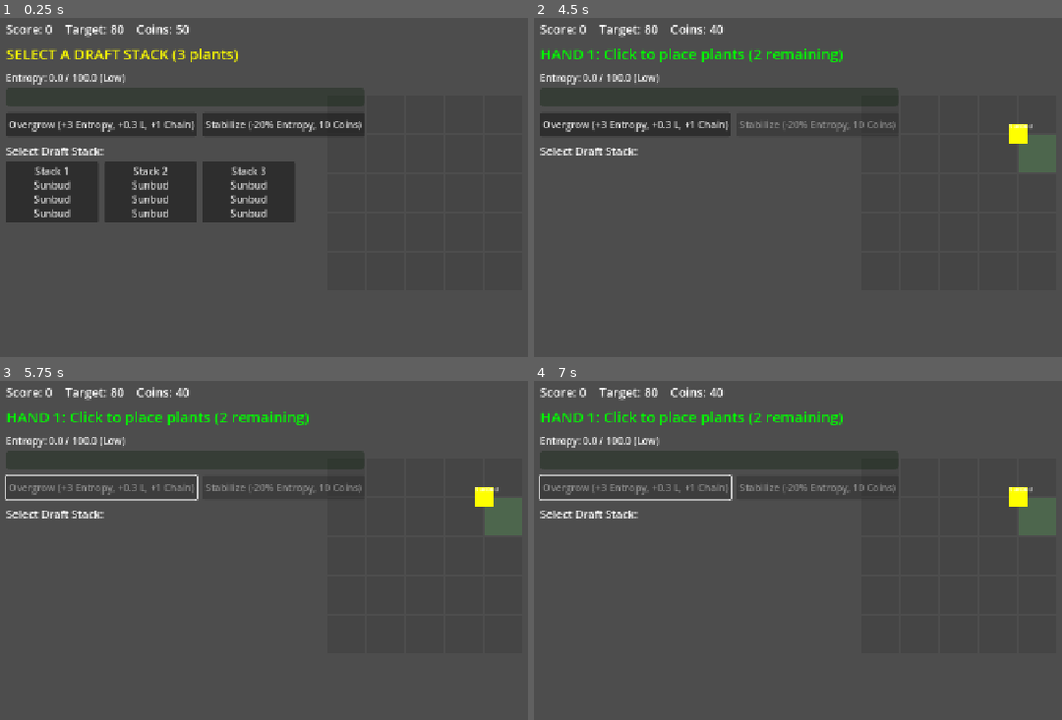
Above: before the commit, frames 1-4 (two rows, left to right).
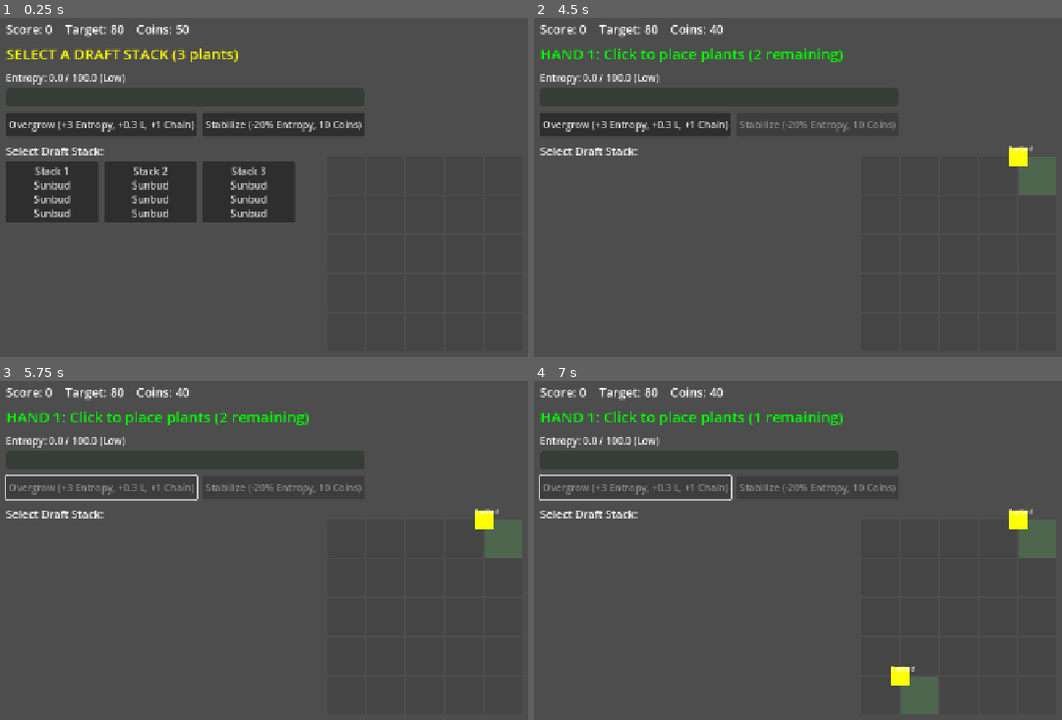
Above: after the commit, the same moments.

Repository: missgun03/garden-of-odds
Game: Godot game, scene res://scenes/Main.tscn
Same seed, same stepped clock (60 frames per second), same inputs: the game is played once before the commit and once after it.
Inputs (mouse positions are in pixels of both pictures, inside the frame that each line leads up to):
- Up to frame 1 (0.25 s): no input
- Up to frame 2 (4.5 s): click "Overgrow (+3 Entropy, +0.3 L,…" at 0.5 s; click "Stabilize (-20% Entropy, 10 C…" at 1.25 s; click "Stack 1 Sunbud Sunbud Sunbud" at 2 s; tap Enter at 2.75, 3.5, 4.25 s; move the mouse to (outside the picture) at 2.77 s; click (outside the picture) at 2.92 s; move the mouse to (771, 258) at 3.52 s; click (771, 258) at 3.67 s; move the mouse to (1003, 136) at 4.27 s; click (1003, 136) at 4.42 s
- Up to frame 3 (5.75 s): click "Overgrow (+3 Entropy, +0.3 L,…" at 5 s
- Up to frame 4 (7 s): tap Enter at 5.75 s; move the mouse to (887, 686) at 5.77 s; click (887, 686) at 5.92 s; click (634, 486) at 6.5 s, where only the run after the commit has a clickable "Overgrow (+3 Entropy, +0.3 L,…"

The runs differ from the first frame. In frame 2, 1.2% of the frame differs, in the area x 89-99%, y 31-53%; in frame 3, 1.2%; in frame 4, 2.2%, in the area x 41-99%, y 9-99%.

Commit message:
feat: Improve Board positioning and mouse click accuracy
Changes:
- Board: ขยับลงมาจาก Y=100 เป็น Y=200 (ไม่ใกล้ด้านบนเกินไป)
- Main: เพิ่ม mouse hover preview (placeholder เขียวสว่างตาม mouse)
- Main: เพิ่ม debug print mouse->board->grid positions
- Board: ปรับปรุง _world_to_grid() comments

Features:
- เคลื่อน mouse บนกระดาน → เห็น grid cell เปลี่ยนสีเขียว
- คลิก → วางพืชตรง grid cell นั้น
- ดู Console เพื่อเช็คว่า position ตรงหรือไม่

Test:
1. Run (F5)
2. เลือก Stack
3. เคลื่อน mouse บน Board → ควรเห็น cell เปลี่ยนสีเขียว
4. คลิก → พืชควรปรากฏตรง cell นั้น

Diff:
--- a/scenes/Main.tscn
+++ b/scenes/Main.tscn
@@ -10,7 +10,7 @@
 script = ExtResource("1")
 
 [node name="Board" type="Node2D" parent="."]
-position = Vector2(500, 100)
+position = Vector2(500, 200)
 script = ExtResource("2")
 grid_size = 5
 cell_size = 64
--- a/scripts/Board.gd
+++ b/scripts/Board.gd
@@ -41,10 +41,11 @@
 
 ## แปลง world position -> grid position
 func _world_to_grid(world_pos: Vector2) -> Vector2i:
-	return Vector2i(
-		int(world_pos.x / cell_size),
-		int(world_pos.y / cell_size)
-	)
+	# world position เป็น local position ของ board (relative to board origin)
+	# แปลงเป็น grid index โดยหารด้วย cell_size
+	var grid_x = int(world_pos.x / cell_size)
+	var grid_y = int(world_pos.y / cell_size)
+	return Vector2i(grid_x, grid_y)
 
 ## ตรวจสอบว่าตำแหน่งถูกต้องหรือไม่
 func is_position_valid(pos: Vector2i) -> bool:
--- a/scripts/Main.gd
+++ b/scripts/Main.gd
@@ -200,16 +200,43 @@
 ## === Input Handling (สำหรับ testing) ===
 
 func _input(event: InputEvent) -> void:
+	# แสดง placeholder เมื่อ mouse เคลื่อนไหว
+	if event is InputEventMouseMotion:
+		if season_manager.current_state == SeasonManager.SeasonState.HAND_1_PLACING or \
+		   season_manager.current_state == SeasonManager.SeasonState.HAND_2_PLACING:
+			_show_placement_preview(event.position)
+
+	# วางพืชเมื่อคลิก
 	if event is InputEventMouseButton and event.pressed and event.button_index == MOUSE_BUTTON_LEFT:
 		if season_manager.current_state == SeasonManager.SeasonState.HAND_1_PLACING or \
 		   season_manager.current_state == SeasonManager.SeasonState.HAND_2_PLACING:
 			_try_place_plant_at_mouse(event.position)
 
+## แสดง preview ก่อนวาง
+func _show_placement_preview(mouse_pos: Vector2) -> void:
+	var global_mouse = mouse_pos
+	var board_local_pos = board.to_local(global_mouse)
+	var grid_pos = board._world_to_grid(board_local_pos)
+
+	# ซ่อน placeholder เก่า (TODO: optimize นี้)
+	for x in range(board.grid_size):
+		for y in range(board.grid_size):
+			board.show_placeholder(Vector2i(x, y), false)
+
+	# แสดง placeholder ใหม่
+	if board.is_position_valid(grid_pos) and board.is_position_empty(grid_pos):
+		board.show_placeholder(grid_pos, true)
+
 ## วางพืชที่ตำแหน่ง mouse (สำหรับ testing)
 func _try_place_plant_at_mouse(mouse_pos: Vector2) -> void:
-	# แปลง mouse position -> board position
-	var board_local_pos = board.to_local(mouse_pos)
+	# แปลง screen mouse position -> board local position
+	# mouse_pos จาก event.position เป็น viewport position
+	# ต้องแปลงเป็น global position ก่อน แล้วค่อยแปลงเป็น local ของ board
+	var global_mouse = mouse_pos  # ใน 2D game viewport = global
+	var board_local_pos = board.to_local(global_mouse)
 	var grid_pos = board._world_to_grid(board_local_pos)
+
+	print("Mouse: %s -> Board local: %s -> Grid: %s" % [mouse_pos, board_local_pos, grid_pos])
 
 	if not board.is_position_valid(grid_pos):
 		return
